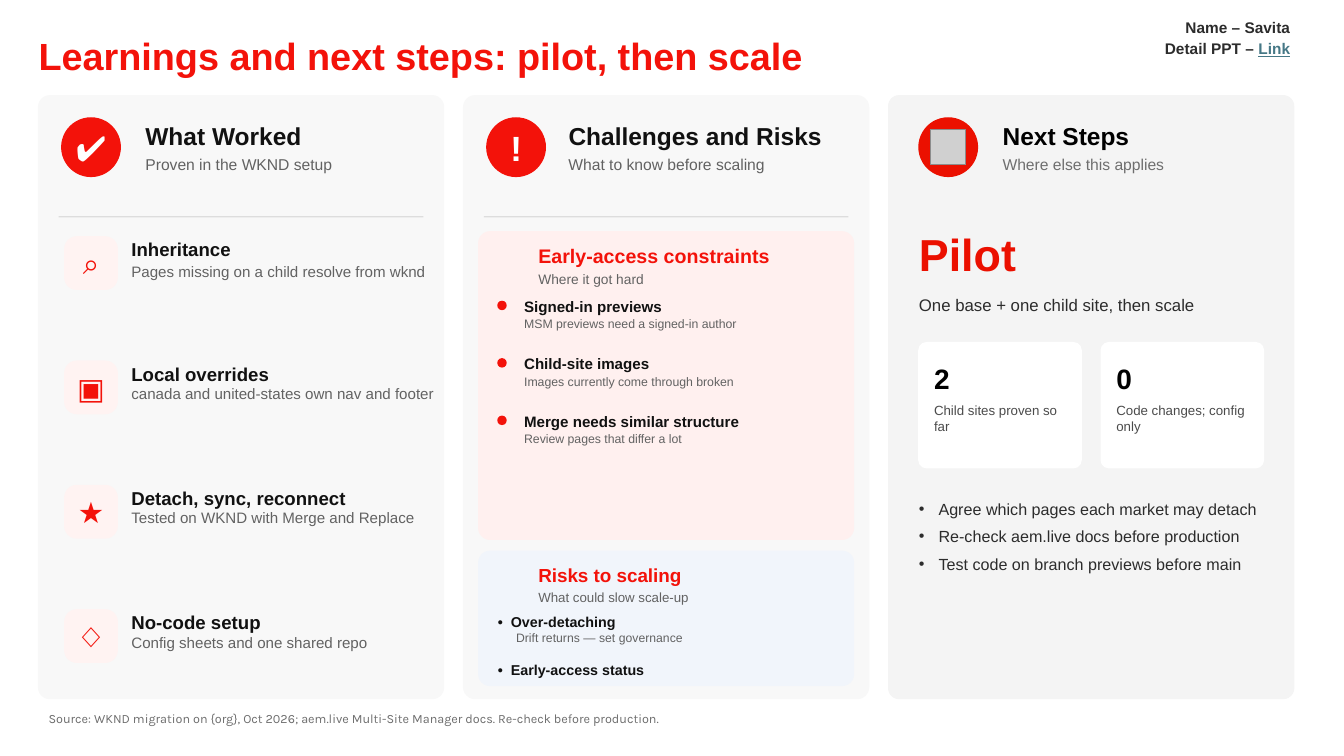
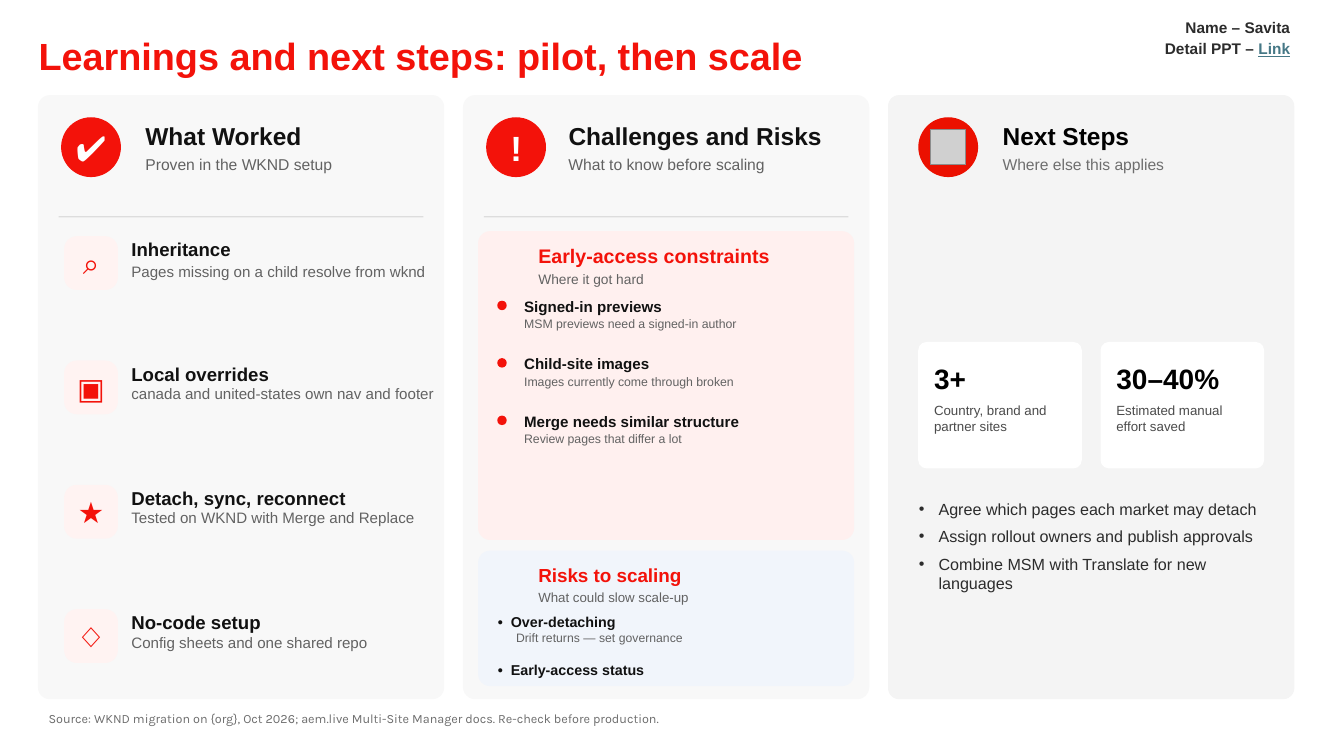
Before and after one commit to savitaagre/forms-poc-ue, a slide deck: slide 4 of docs/MSM_Leadership_Demo_4_Slides (2).pptx. Drawn at 1344x756 pixels with LibreOffice and Linux fonts; fonts in the diff are those of the drawing; grey boxes stand for pictures. Boxes give left, top, right and bottom in pixels: in the first picture for what was removed or moved away, otherwise in the second. Text is boxed around its words. In the diff, an @@ line names an element or a change of style, - is before the commit and + after.

```diff
--- a/docs/MSM_Leadership_Demo_4_Slides (2).pptx
+++ b/docs/MSM_Leadership_Demo_4_Slides (2).pptx
@@ text removed at (x1=919, y1=238, x2=1016, y2=272) @@
-Pilot
@@ text removed at (x1=919, y1=299, x2=1194, y2=313) @@
-One base + one child site, then scale
@@ text at (x1=934, y1=369, x2=966, y2=390): text changed @@
-2
+3+
@@ text at (x1=1116, y1=369, x2=1219, y2=390): text changed @@
-0
+30–40%
@@ text at (x1=934, y1=405, x2=1046, y2=434): text changed @@
-Child sites proven so far
+Country, brand and partner sites
@@ text at (x1=1116, y1=405, x2=1223, y2=431): text changed @@
-Code changes; config only
+Estimated manual effort saved
@@ text at (x1=939, y1=530, x2=1253, y2=593): text changed @@
-• Re-check aem.live docs before production
-• Test code on branch previews before main
+• Assign rollout owners and publish approvals
+• Combine MSM with Translate for new languages
```
